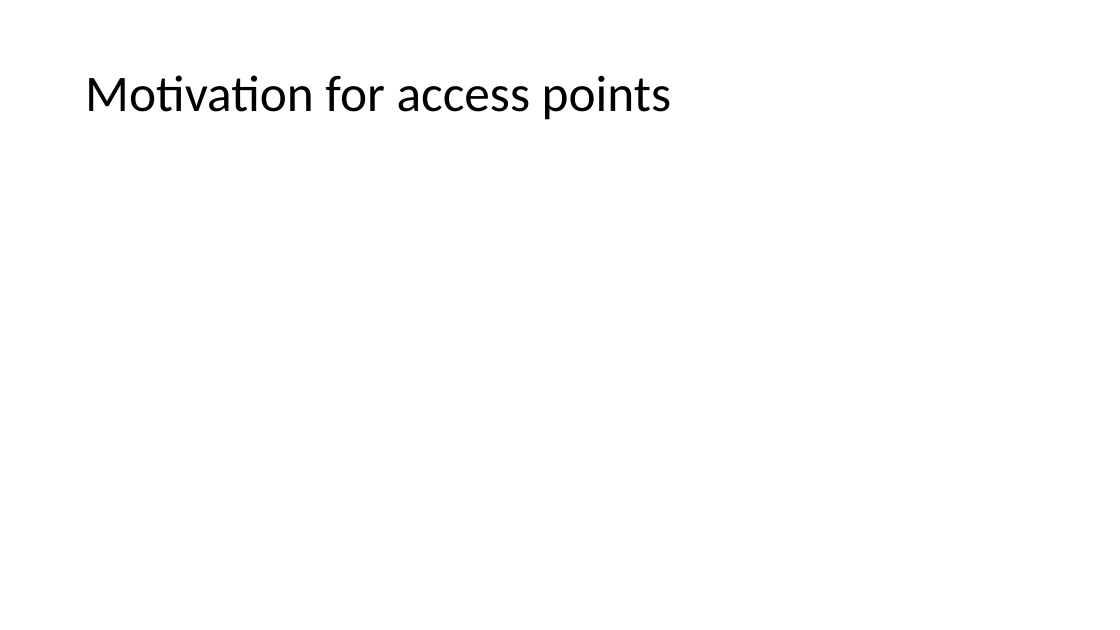
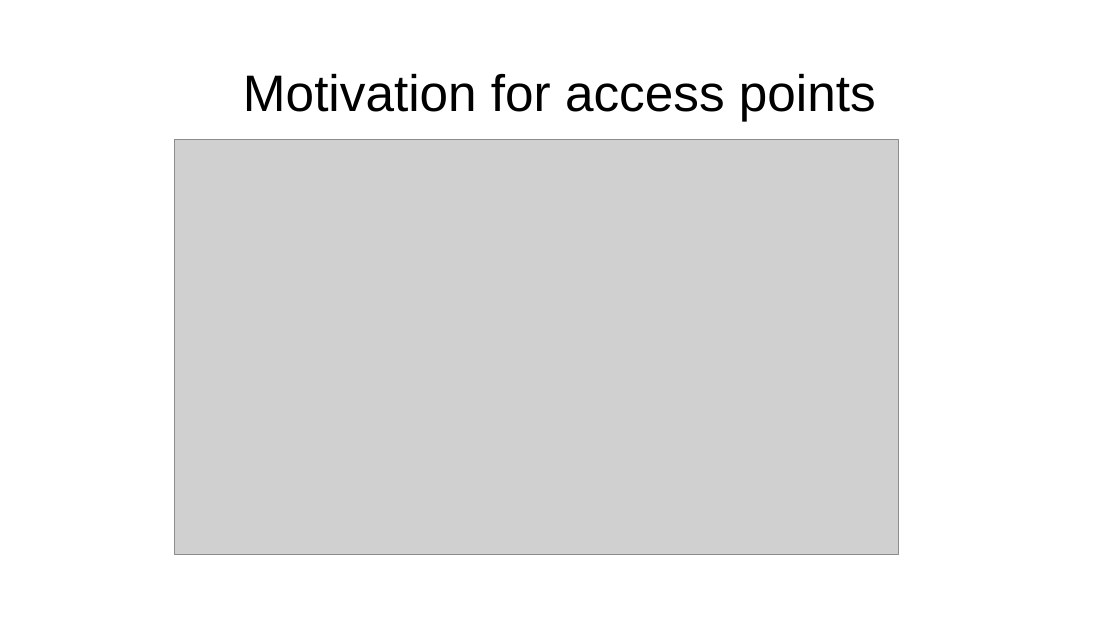
Before and after one commit to xiaohe27/Tasks, a slide deck: slide 8 of Slides/qual-presentation.ppt (slide 9 before the commit). Drawn at 1120x630 pixels with LibreOffice and Linux fonts; fonts in the diff are those of the drawing; grey boxes stand for pictures. Boxes give left, top, right and bottom in pixels: in the first picture for what was removed or moved away, otherwise in the second. Text is boxed around its words. In the diff, an @@ line names an element or a change of style, - is before the commit and + after.

```diff
--- a/Slides/qual-presentation.ppt
+++ b/Slides/qual-presentation.ppt
@@ title "Motivation for access points" at (243, 73, 876, 121): font Calibri to Arial; alignment left to centre @@
@@ picture added at (174, 139, 898, 555) @@
```
Also in this commit, not shown: 14 other slides changed, 4 slides added, 3 slides removed, 2 other files.
